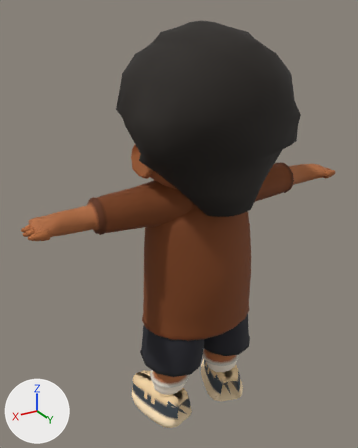
The glTF model public/v2/models/kid_grizz.glb, before and after one commit.
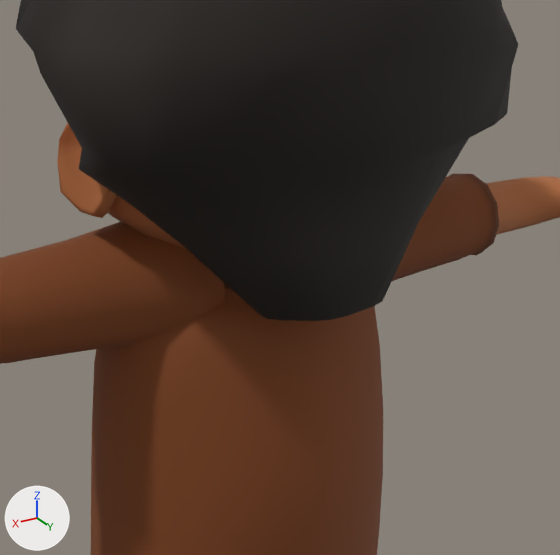
Each version appears first whole from a 50 mm camera at (2.43, 3.69, 4.07) aimed at (0.17, -0.08, 2.18), and next in a close-up on the part from 31% to 88% of the width and 22% to 68% of the height. Every picture has the same lights, and +X, +Y and +Z are marked at lower left. The first two pictures are the older version. Objects named as collision shapes, trigger or cutter boxes, shadow casters or lower levels of detail are left out. Vertices at exactly the same position are counted once.

Names of what the first close-up shows: 'kid_grizz_LOD0'.
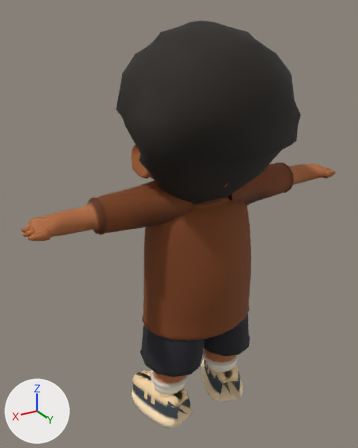
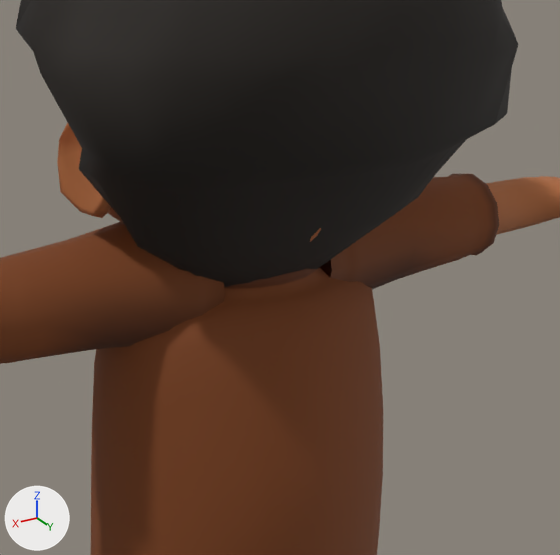
Edits to the bpy script that builds the scene:
```text
Change me_kid_grizz_lod0_mesh_001:
    where me_kid_grizz_lod0_mesh_001.from_pydata(...)  # 3475 vertices, 6604 faces; spans x -1.67..1.67, y -0.57..0.78, z 0.01..3.99
    used by ob_kid_grizz_lod0; location = (0.0, 0.0, 0.0)
    me_kid_grizz_lod0_mesh_001 part 1: 49 of 3475 vertices moved; they spanned x -0.46..0.46, y 0.14..0.62, z 2.46..2.72 and now span x -0.55..0.55, y 0.08..0.43, z 2.46..2.7; mean shift (0.0, -0.21, -0.01); largest move (0.0, 0.61, 2.48) -> (0.0, 0.24, 2.48)
```

Where the change shows, as pixel boxes (x1, y1, x2, y2) in the close-ups (560 x 555 px; the box of a moved part takes in the faces that stretch with it):
part 1 of me_kid_grizz_lod0_mesh_001, moved or reshaped
    before: (79, 138, 469, 321)
    after: (79, 139, 467, 287)
